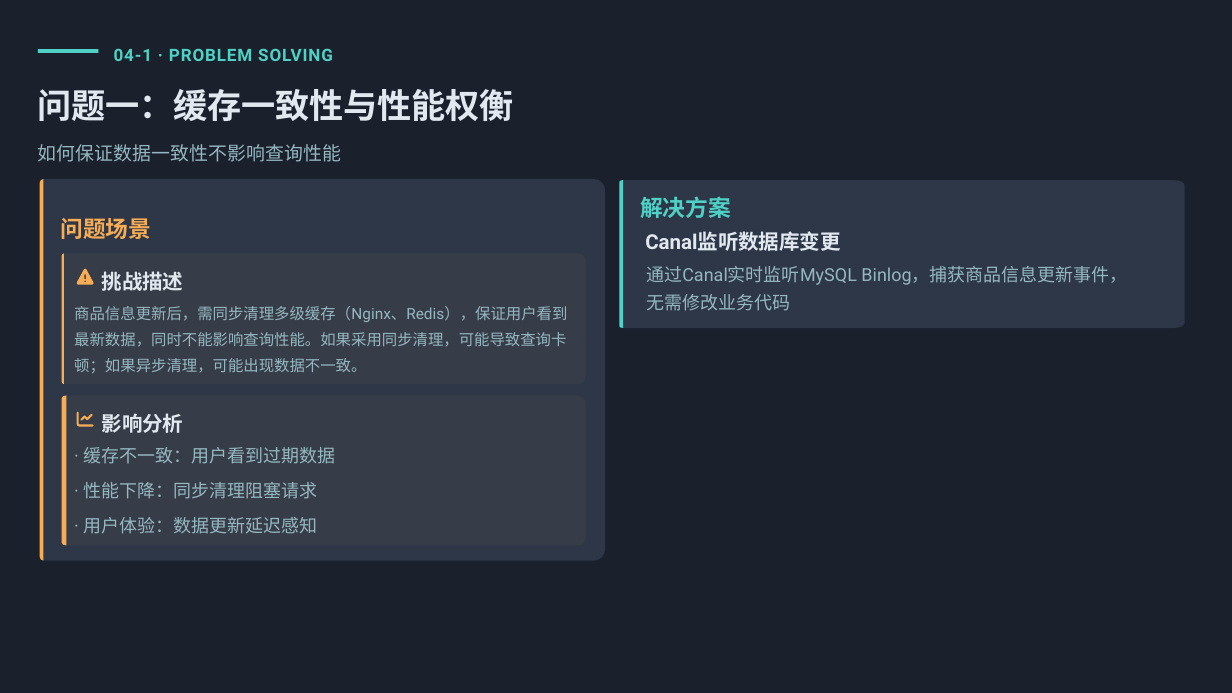
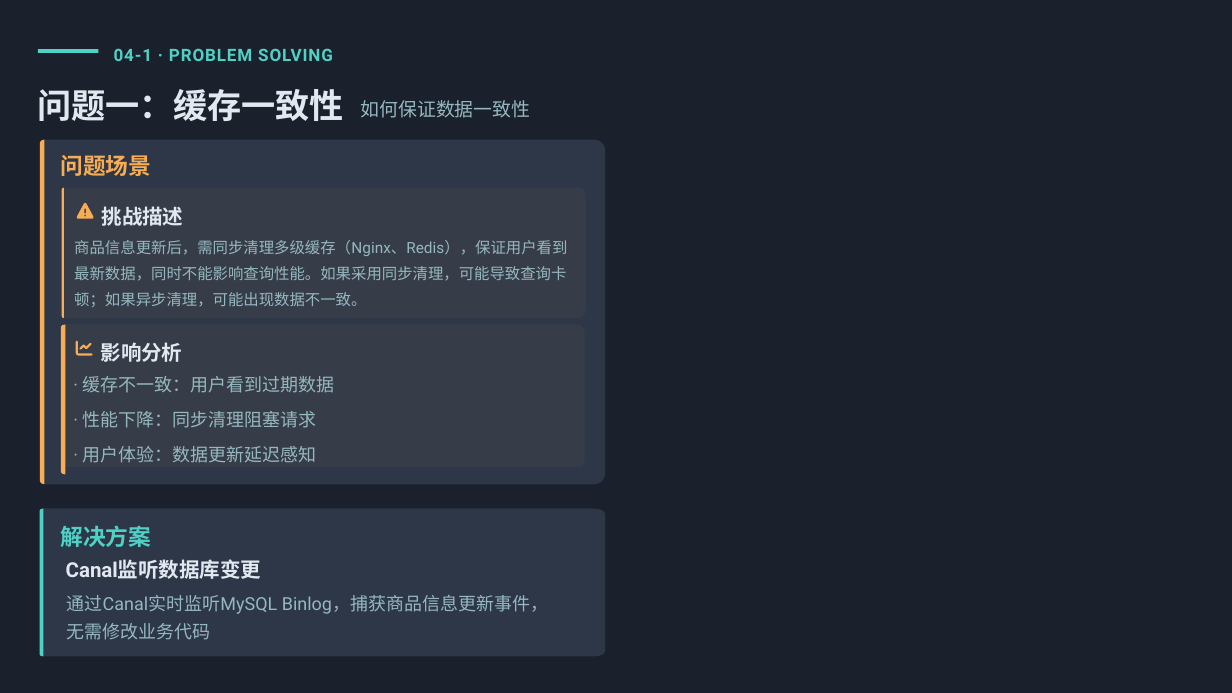
Before and after one commit to ccc212/cloud-mall, a slide deck: slide 13 of doc/答辩.pptx. Drawn at 1232x693 pixels with LibreOffice and Linux fonts; fonts in the diff are those of the drawing. Boxes give left, top, right and bottom in pixels: in the first picture for what was removed or moved away, otherwise in the second. Text is boxed around its words. In the diff, an @@ line names an element or a change of style, - is before the commit and + after.

Commit message:
chore:ppt修改

```diff
--- a/doc/答辩.pptx
+++ b/doc/答辩.pptx
@@ text at box(38, 89, 344, 121): text changed @@
-问题一：缓存一致性与性能权衡
+问题一：缓存一致性
@@ text at box(360, 100, 530, 118): text changed @@
-如何保证数据一致性不影响查询性能
+如何保证数据一致性
@@ freeform shape: place and size @@
-freeform shape at box(40, 179, 605, 561)
+freeform shape at box(40, 140, 605, 484)
@@ freeform shape: place and size @@
-freeform shape at box(40, 179, 43, 561)
+freeform shape at box(40, 140, 44, 484)
@@ 3 texts, 3 freeform shapes: place and size @@
-3 texts, 3 freeform shapes at box(61, 218, 586, 384)
+3 texts, 3 freeform shapes at box(61, 155, 586, 318)
@@ 4 texts, 2 freeform shapes: place and size @@
-4 texts, 2 freeform shapes at box(62, 396, 335, 545)
+4 texts, 2 freeform shapes at box(61, 324, 334, 474)
@@ freeform shape: place and size @@
-freeform shape at box(62, 396, 586, 545)
+freeform shape at box(61, 324, 585, 467)
@@ 3 texts, 2 freeform shapes: place and size @@
-3 texts, 2 freeform shapes at box(619, 180, 1185, 328)
+3 texts, 2 freeform shapes at box(40, 508, 605, 656)
```
Also in this commit, not shown: 4 other slides changed.
